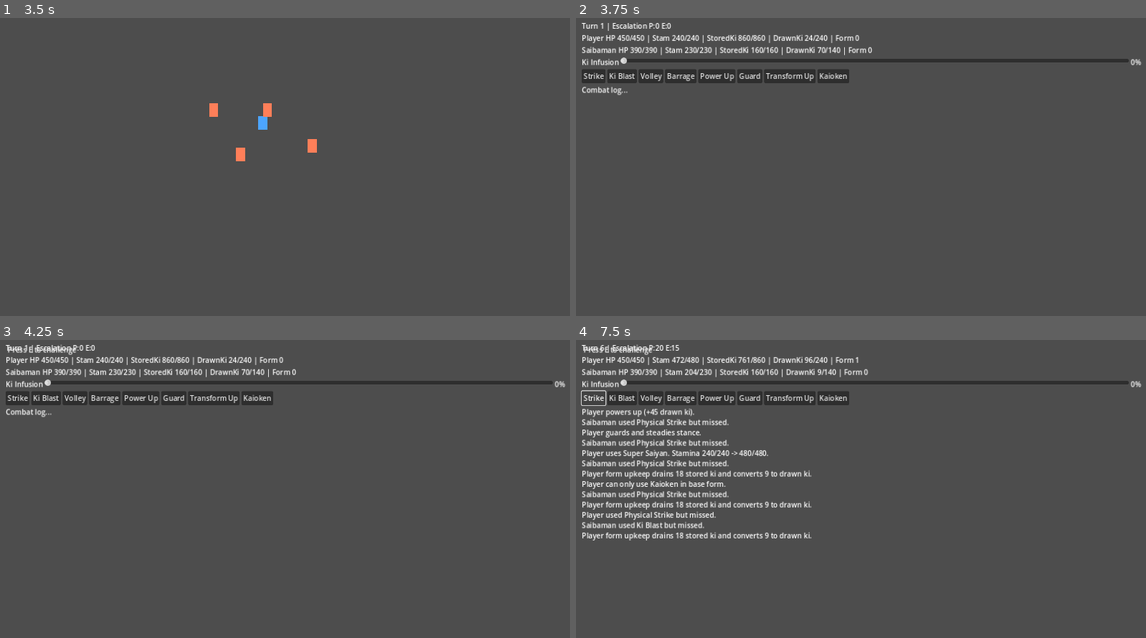
Above: before the commit, frames 1-4 (two rows, left to right).
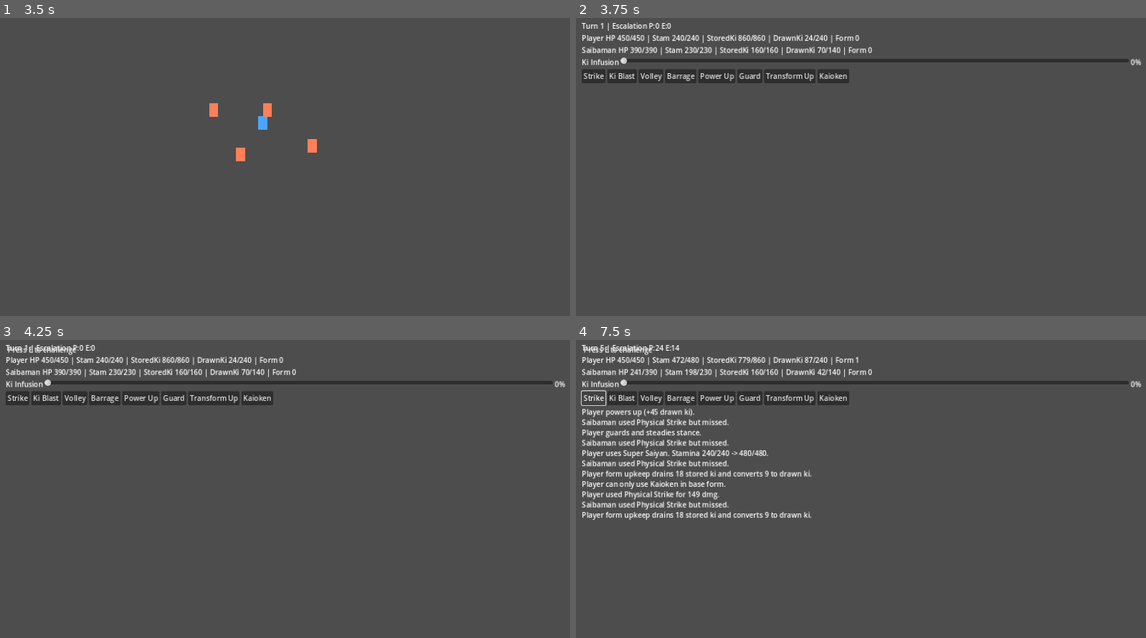
Above: after the commit, the same moments.

Repository: cpt-miche/db-fangame
Game: Godot game, scene res://scenes/main/Main.tscn
The game is run twice, just before and just after one commit, with the same random seed, the same clock (stepped at 60 frames per second) and the same inputs.
Inputs:
- Up to frame 1 (3.5 s): tap Enter at 0.5, 2 s; hold D (move_right) 0.53-1.28 s; hold E (interact) 0.53-1.28 s; tap Space at 1.25, 2.75 s; hold S (move_down) 1.28-2.03 s; tap T at 1.35, 2.85 s; hold D (move_right) 2.03-2.78 s; hold E (interact) 2.03-2.78 s; hold W (move_up) from 2.78 s (still down)
- Up to frame 2 (3.75 s): release W (move_up) at 3.53 s; hold A (move_left) from 3.53 s (still down); hold E (interact) from 3.53 s (still down)
- Up to frame 3 (4.25 s): keep holding A (move_left); keep holding E (interact)
- Up to frame 4 (7.5 s): release A (move_left) at 4.25 s; release E (interact) at 4.25 s; click "Power Up" at 4.25 s; click "Guard" at 5 s; click "Transform Up" at 5.75 s; click "Kaioken" at 6.5 s; click "Strike" at 7.25 s

Frame 1 is identical in both runs. In frame 2, 0.1% of the frame differs, in the area x 1-10%, y 23-26%; in frame 3, 0.1%; in frame 4, 2.2%, in the area x 1-52%, y 1-68%.

Commit message:
Fix battle log reset and Kaioken turn consumption

Diff:
--- a/scripts/battle/battle_controller.gd
+++ b/scripts/battle/battle_controller.gd
@@ -37,6 +37,7 @@
 	_apply_form_scaling(state.player, true)
 	_apply_form_scaling(state.enemy, true)
 	pending_result = ""
+	ui.clear_log()
 	ui.set_battle_active(true)
 	ui.set_exit_message("Exit battle")
 	_refresh_view()
@@ -60,7 +61,10 @@
 		return
 
 	state.player.guarding = false
-	_match_player_action(action_id)
+	var action_consumed := _match_player_action(action_id)
+	if not action_consumed:
+		_refresh_view()
+		return
 	if _check_end():
 		return
 
@@ -69,40 +73,44 @@
 	_check_end()
 	_refresh_view()
 
-func _match_player_action(action_id: StringName) -> void:
-	_process_action(state.player, state.enemy, action_id, infusion_ratio)
+func _match_player_action(action_id: StringName) -> bool:
+	return _process_action(state.player, state.enemy, action_id, infusion_ratio)
 
 func _resolve_enemy_turn() -> void:
 	state.enemy.guarding = false
 	var action := enemy_ai.choose_action(state.enemy, attacks, transformations)
 	_process_action(state.enemy, state.player, action, 0.25)
 
-func _process_action(actor: FighterStats, target: FighterStats, action_id: StringName, action_infusion: float) -> void:
+func _process_action(actor: FighterStats, target: FighterStats, action_id: StringName, action_infusion: float) -> bool:
 	match action_id:
 		&"power_up":
 			_power_up(actor)
+			return true
 		&"guard":
 			if not actor.has_utility_skill(&"guard"):
 				_log("%s cannot guard." % actor.fighter_name)
-				return
+				return true
 			actor.guarding = true
 			actor.stamina += 8
 			_log("%s guards and steadies stance." % actor.fighter_name)
+			return true
 		&"kaioken":
-			_toggle_kaioken(actor)
+			return _toggle_kaioken(actor)
 		&"transform_form":
 			_transform_higher_form(actor)
+			return true
 		_:
 			if not attacks.has(action_id) or not actor.has_attack_skill(action_id):
 				_log("%s cannot use %s." % [actor.fighter_name, String(action_id)])
-				return
+				return true
 			var selected_attack: AttackDef = attacks[action_id]
 			if not _can_use_attack_with_active_buffs(actor, selected_attack):
 				_log("%s cannot use %s without required transformation." % [actor.fighter_name, selected_attack.label])
-				return
+				return true
 			var active_boost := _get_kaioken_transformation(actor)
 			var attack_result := resolver.resolve_attack(actor, target, selected_attack, action_infusion, active_boost, rng)
 			_log_attack_result(actor.fighter_name, selected_attack, attack_result)
+			return true
 
 func _apply_end_round() -> void:
 	state.turn += 1
@@ -160,27 +168,28 @@
 		fighter.max_stamina,
 	])
 
-func _toggle_kaioken(fighter: FighterStats) -> void:
+func _toggle_kaioken(fighter: FighterStats) -> bool:
 	if not fighter.has_utility_skill(&"kaioken") or not fighter.has_transformation_skill(&"kaioken"):
 		_log("%s cannot use Kaioken." % fighter.fighter_name)
-		return
+		return true
 	if fighter.kaioken_active:
 		fighter.kaioken_active = false
 		_log("%s deactivates Kaioken." % fighter.fighter_name)
-		return
+		return true
 	if fighter.form_level > 0:
 		_log("%s can only use Kaioken in base form." % fighter.fighter_name)
-		return
+		return false
 	var kaioken: TransformationDef = transformations.get(&"kaioken", null)
 	if kaioken == null:
 		_log("Kaioken transformation is not configured.")
-		return
+		return true
 	if not kaioken.can_activate(fighter):
 		_log("%s lacks activation requirements for Kaioken." % fighter.fighter_name)
-		return
+		return true
 	fighter.kaioken_active = true
 	fighter.escalation += 12
 	_log("%s activates Kaioken!" % fighter.fighter_name)
+	return true
 
 func _apply_kaioken_upkeep(fighter: FighterStats) -> void:
 	if not fighter.kaioken_active:
--- a/scripts/battle/battle_ui.gd
+++ b/scripts/battle/battle_ui.gd
@@ -43,6 +43,9 @@
 		combat_log.text = "%s\n%s" % [combat_log.text, line]
 	combat_log.scroll_to_line(maxi(combat_log.get_line_count() - 1, 0))
 
+func clear_log() -> void:
+	combat_log.text = ""
+
 func _on_infusion_changed(value: float) -> void:
 	infusion_label.text = "%d%%" % int(value)
 	infusion_changed.emit(value / 100.0)
